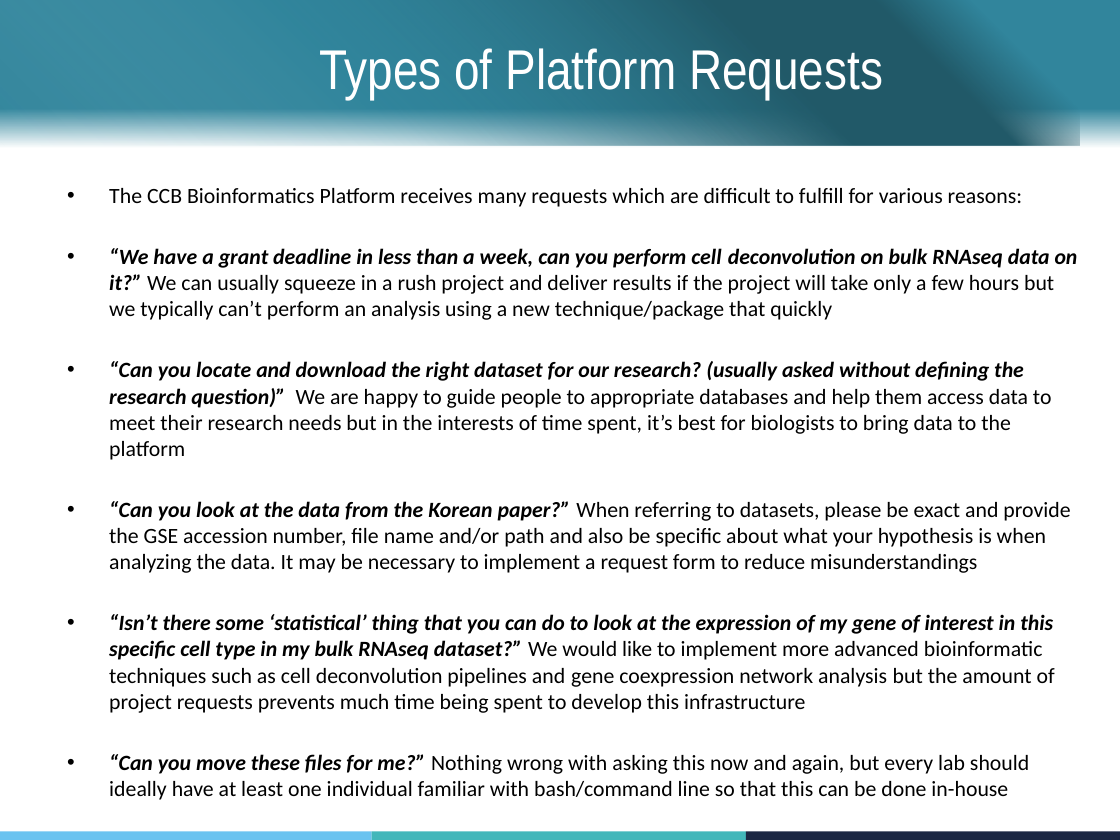
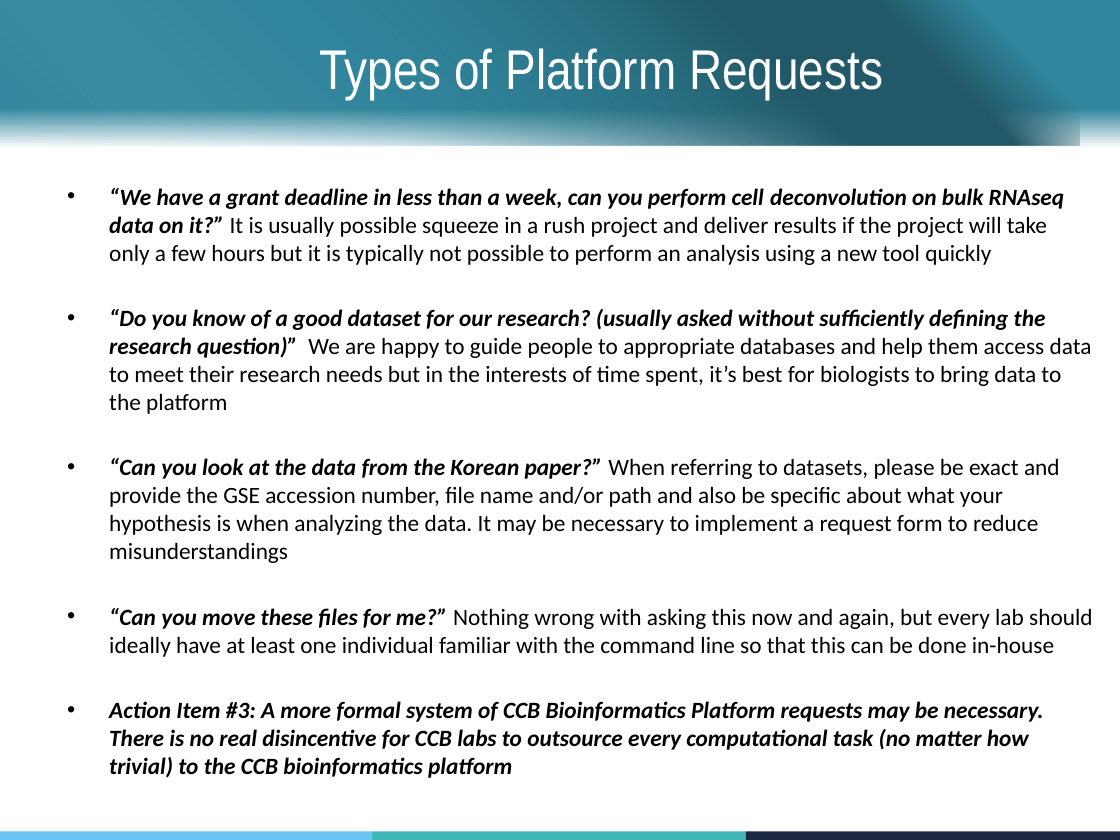
Before and after one commit to ccb-vib/ccb_project_management, a slide deck: slide 4 of group_leaders_presentation.pptx. Drawn at 1120x840 pixels with LibreOffice and Linux fonts; fonts in the diff are those of the drawing; background and template pictures are left out. Boxes give left, top, right and bottom in pixels: in the first picture for what was removed or moved away, otherwise in the second. Text is boxed around its words. In the diff, an @@ line names an element or a change of style, - is before the commit and + after.

```diff
--- a/group_leaders_presentation.pptx
+++ b/group_leaders_presentation.pptx
@@ text at box(109, 188, 1092, 414): text changed; size 14 to 15 pt @@
-• The CCB Bioinformatics Platform receives many requests which are difficult to fulfill for various reasons:
-• “We have a grant deadline in less than a week, can you perform cell deconvolution on bulk RNAseq data on it?” We can usually squeeze in a rush project and deliver results if the project will take only a few hours but we typically can’t perform an analysis using a new technique/package that quickly
-• “Can you locate and download the right dataset for our research? (usually asked without defining the research question)” We are happy to guide people to appropriate databases and help them access data to meet their research needs but in the interests of time spent, it’s best for biologists to bring data to the platform
+• “We have a grant deadline in less than a week, can you perform cell deconvolution on bulk RNAseq data on it?” It is usually possible squeeze in a rush project and deliver results if the project will take only a few hours but it is typically not possible to perform an analysis using a new tool quickly
+• “Do you know of a good dataset for our research? (usually asked without sufficiently defining the research question)” We are happy to guide people to appropriate databases and help them access data to meet their research needs but in the interests of time spent, it’s best for biologists to bring data to the platform
@@ text at box(109, 458, 1060, 563): size 14 to 15 pt in "“Can you look at the data from ..." @@
@@ text at box(109, 608, 1092, 750): text changed; size 14 to 15 pt; bold on; italic on @@
-• “Isn’t there some ‘statistical’ thing that you can do to look at the expression of my gene of interest in this specific cell type in my bulk RNAseq dataset?” We would like to implement more advanced bioinformatic techniques such as cell deconvolution pipelines and gene coexpression network analysis but the amount of project requests prevents much time being spent to develop this infrastructure
-• “Can you move these files for me?” Nothing wrong with asking this now and again, but every lab should ideally have at least one individual familiar with bash/command line so that this can be done in-house
+• “Can you move these files for me?” Nothing wrong with asking this now and again, but every lab should ideally have at least one individual familiar with the command line so that this can be done in-house
+• Action Item #3: A more formal system of CCB Bioinformatics Platform requests may be necessary. There is no real disincentive for CCB labs to outsource every computational task (no matter how trivial) to the CCB bioinformatics platform
```
Also in this commit, not shown: 5 other slides changed, 2 slides added, 3 other files.
